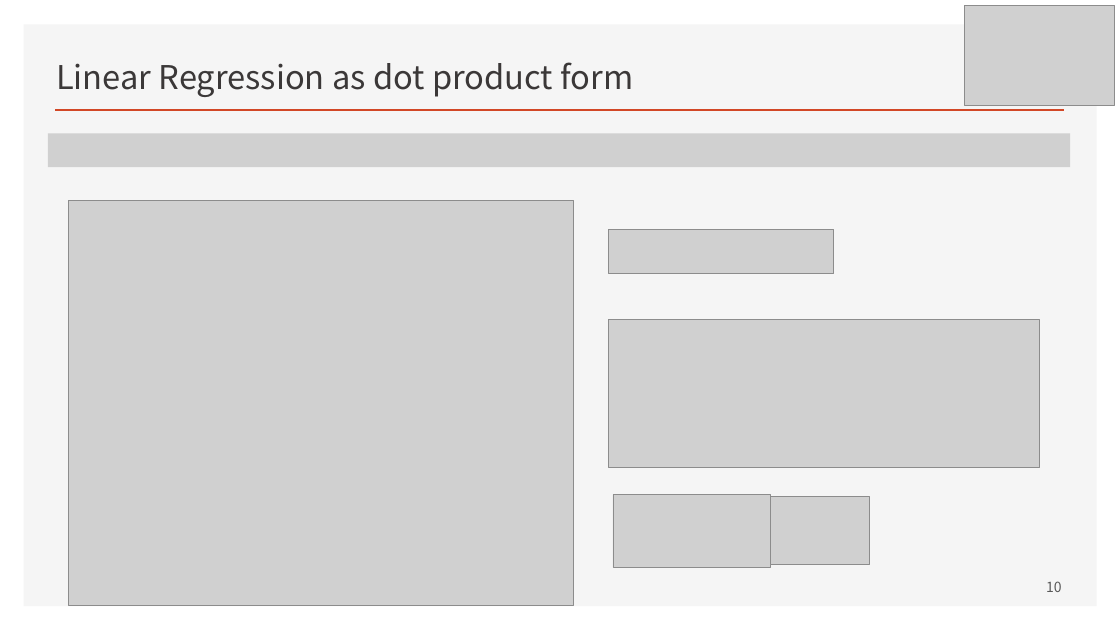
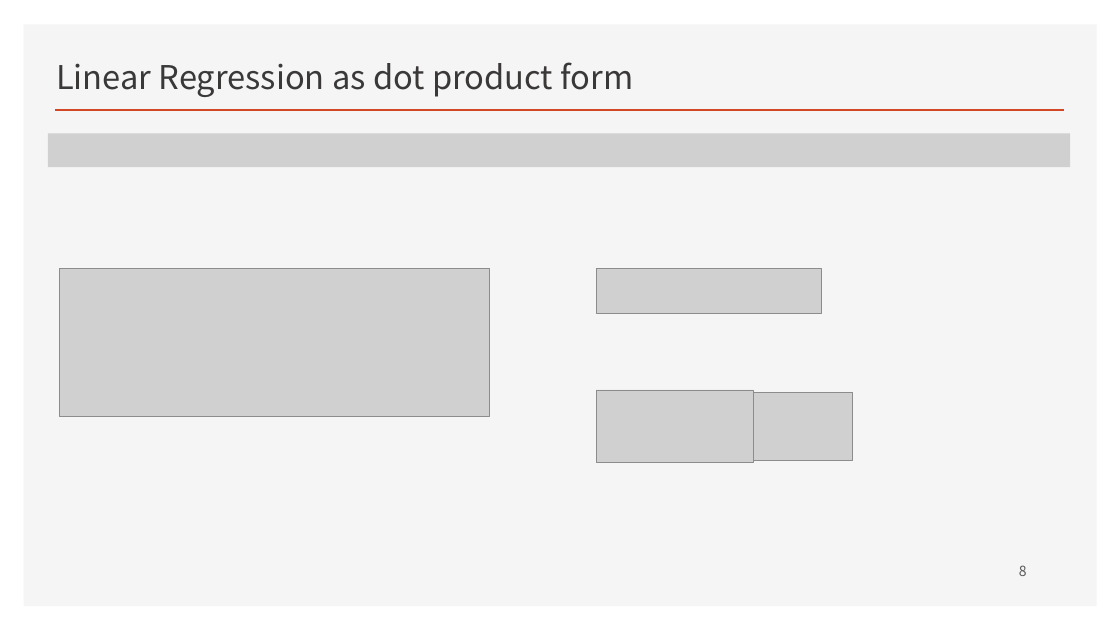
Before and after one commit to ancestor9/mathematics-for-machine-learning, a slide deck: slide 8 of Linear_Algebra/w4_Perceptron_Regression.pptx (slide 10 before the commit). Drawn at 1120x630 pixels with LibreOffice and Linux fonts; fonts in the diff are those of the drawing; grey boxes stand for pictures; background and template pictures are left out. Boxes give left, top, right and bottom in pixels: in the first picture for what was removed or moved away, otherwise in the second. Text is boxed around its words. In the diff, an @@ line names an element or a change of style, - is before the commit and + after.

```diff
--- a/Linear_Algebra/w4_Perceptron_Regression.pptx
+++ b/Linear_Algebra/w4_Perceptron_Regression.pptx
@@ picture removed at [965,5,1116,105] @@
@@ picture removed at [69,200,574,605] @@
@@ picture: place and size @@
-picture at [609,320,1040,468]
+picture at [59,269,490,417]
@@ picture: place and size @@
-picture at [609,229,834,274]
+picture at [597,269,822,313]
@@ picture: place and size @@
-picture at [613,495,770,568]
+picture at [597,390,754,463]
@@ picture: place and size @@
-picture at [770,497,870,565]
+picture at [754,392,854,460]
@@ page number added at [1019,565,1027,576], 12 pt, text #595959 @@
+8
@@ page number removed at [1046,581,1062,592] @@
-10
```
Also in this commit, not shown: 7 other slides changed, 6 slides removed.
